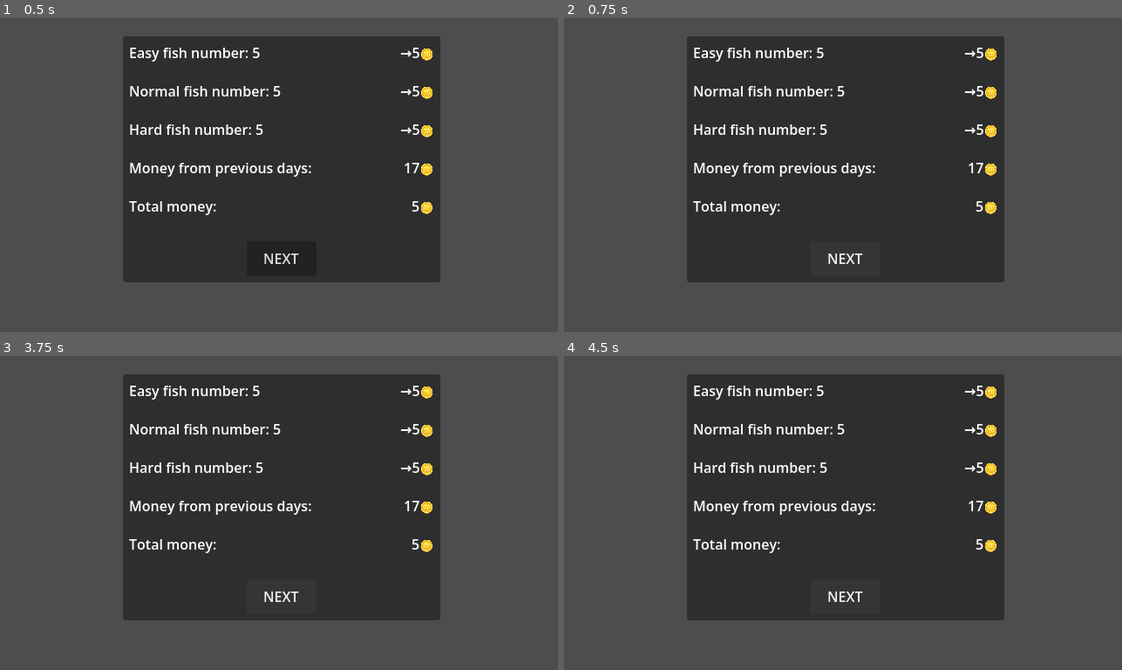
Above: before the commit, frames 1-4 (two rows, left to right).
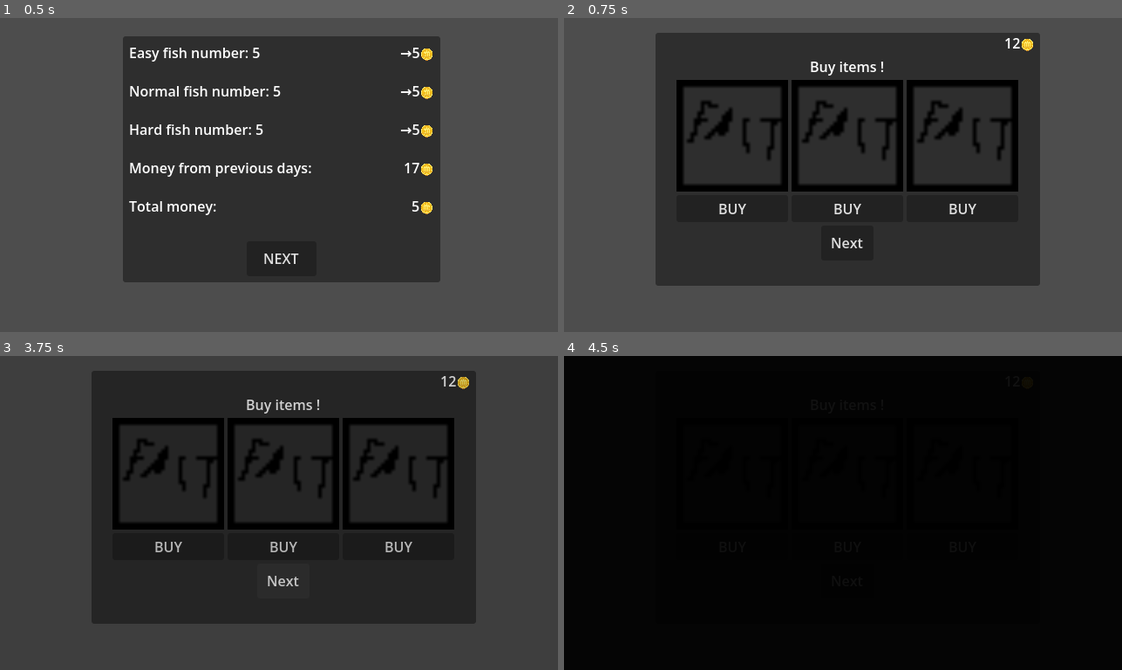
Above: after the commit, the same moments.

Repository: Timeo21/OGJ-8
Game: Godot game, scene res://scenes/shop.tscn
Two runs of this game, one before a commit and one after it. Both use one fixed random seed, a clock stepped at 60 frames per second and the inputs below. This scene is started directly instead of the project's main scene.
Inputs (mouse positions are in pixels of both pictures, inside the frame that each line leads up to):
- Up to frame 1 (0.5 s): no input
- Up to frame 2 (0.75 s): click "NEXT" at 0.5 s
- Up to frame 3 (3.75 s): click (167, 547) at 1.25 s, where only the run after the commit has a clickable "BUY"; click (284, 547) at 2 s, where only the run after the commit has a clickable "BUY"; click (396, 547) at 2.75 s, where only the run after the commit has a clickable "BUY"; click "NEXT" (after the commit: "Next") at 3.5 s
- Up to frame 4 (4.5 s): click "NEXT" (after the commit: "Next") at 4.25 s

Frame 1 is identical in both runs. In frame 2, 19% of the frame differs, in the area x 16-86%, y 4-86%; in frame 3, 20%; in frame 4, 100%, in the area x 0-100%, y 0-100%.
Error after the commit: Out of bounds get index '0' (on base: 'Array[int]') (res://scripts/buy_panel.gd:35)

Commit message:
add transition managerr

Diff:
--- a/project.godot
+++ b/project.godot
@@ -19,6 +19,7 @@
 
 Utils="*uid://ca7bwtdpp3efo"
 GameState="*uid://b1bak7uwrhm7r"
+TransitionPlayer="*uid://bhs4pxnv1bdaf"
 
 [display]
 
--- a/scenes/buy_panel.tscn
+++ b/scenes/buy_panel.tscn
@@ -1,6 +1,6 @@
 [gd_scene format=3 uid="uid://dot5nw3cee6xr"]
 
-[ext_resource type="Script" uid="uid://c3pyh52cjbn6y" path="res://scenes/buy_panel.gd" id="1_lqr4q"]
+[ext_resource type="Script" uid="uid://c3pyh52cjbn6y" path="res://scripts/buy_panel.gd" id="1_lqr4q"]
 [ext_resource type="Texture2D" uid="uid://b5f33agcwrnbb" path="res://assets/fast.png" id="2_uyl20"]
 [ext_resource type="Texture2D" uid="uid://bxl3m04s4mk7t" path="res://assets/out_of_stock.png" id="2_wgexy"]
 
@@ -106,3 +106,4 @@
 [connection signal="pressed" from="MarginContainer/VBoxContainer/HBoxContainer/VBoxContainer1/ButtonLeft" to="." method="_on_button_left_pressed"]
 [connection signal="pressed" from="MarginContainer/VBoxContainer/HBoxContainer/VBoxContainer2/ButtonMiddle" to="." method="_on_button_middle_pressed"]
 [connection signal="pressed" from="MarginContainer/VBoxContainer/HBoxContainer/VBoxContainer3/ButtonRight" to="." method="_on_button_right_pressed"]
+[connection signal="pressed" from="MarginContainer/VBoxContainer/CenterContainer/Button" to="." method="_on_button_pressed"]
--- a/scenes/day_summary_panel.tscn
+++ b/scenes/day_summary_panel.tscn
@@ -119,3 +119,5 @@
 custom_minimum_size = Vector2(80, 40)
 layout_mode = 2
 text = "NEXT"
+
+[connection signal="pressed" from="MarginContainer/VSplitContainer/CenterContainer/Button" to="." method="_on_button_pressed"]
--- a/scenes/shop.tscn
+++ b/scenes/shop.tscn
@@ -1,5 +1,6 @@
 [gd_scene format=3 uid="uid://bth3r3oxdsw0t"]
 
+[ext_resource type="Script" uid="uid://b2rcxd26qte3" path="res://scripts/shop.gd" id="1_1l46r"]
 [ext_resource type="PackedScene" uid="uid://cr0l7sl7l4gtu" path="res://scenes/day_summary_panel.tscn" id="1_lx5au"]
 [ext_resource type="PackedScene" uid="uid://dot5nw3cee6xr" path="res://scenes/buy_panel.tscn" id="2_xfvoa"]
 
@@ -11,6 +12,7 @@
 grow_horizontal = 2
 grow_vertical = 2
 size_flags_horizontal = 8
+script = ExtResource("1_1l46r")
 
 [node name="DaySummaryPanel" parent="." unique_id=73380075 instance=ExtResource("1_lx5au")]
 layout_mode = 1
@@ -20,6 +22,11 @@
 offset_bottom = -79.0
 
 [node name="BuyPanel" parent="." unique_id=2124875960 instance=ExtResource("2_xfvoa")]
-visible = false
-layout_mode = 0
-anchors_preset = 0
+layout_mode = 1
+offset_left = 105.0
+offset_top = 17.0
+offset_right = -94.0
+offset_bottom = -53.0
+
+[connection signal="day_summary_next" from="DaySummaryPanel" to="." method="_on_day_summary_panel_day_summary_next"]
+[connection signal="buy_panel_next" from="BuyPanel" to="." method="_on_buy_panel_buy_panel_next"]
--- /dev/null
+++ b/scenes/transition_manager.tscn
@@ -0,0 +1,14 @@
+[gd_scene format=3 uid="uid://bhs4pxnv1bdaf"]
+
+[ext_resource type="Script" uid="uid://muy6y0cpegrr" path="res://scripts/transition_manager.gd" id="1_nk83w"]
+
+[node name="TransitionManager" type="CanvasLayer" unique_id=1847566514]
+script = ExtResource("1_nk83w")
+
+[node name="ColorRect" type="ColorRect" parent="." unique_id=729931724]
+anchors_preset = 15
+anchor_right = 1.0
+anchor_bottom = 1.0
+grow_horizontal = 2
+grow_vertical = 2
+color = Color(0, 0, 0, 1)
--- a/scenes/buy_panel.gd
+++ b/scripts/buy_panel.gd
@@ -1,5 +1,7 @@
 class_name BuyPanel
 extends Panel
+
+signal buy_panel_next
 
 @export var image1: TextureRect
 @export var image2: TextureRect
@@ -17,7 +19,6 @@
 
 func setup_shop() -> void:
 	to_offer = GameState.item_pool
-	print(GameState.item_pool)
 	to_offer.shuffle()
 	to_offer = to_offer.slice(0, 3)
 
@@ -31,7 +32,6 @@
 
 func process_buy_press(pos: Utils.BuyButtonPostion) -> void:
 	var db: Dictionary[Utils.ItemId, GameItem] = GameState.item_db
-	print(to_offer)
 	var item: GameItem = db[to_offer[pos]]
 	if GameState.bank_money < item.price:
 		return
@@ -44,7 +44,7 @@
 	GameState.owned_items.push_back(selected)
 
 	images[pos].texture = out_of_stock_img
-	buy_buttons[pos].text =  ""
+	buy_buttons[pos].text =  "-"
 	buy_buttons[pos].disabled = true
 
 
@@ -56,3 +56,7 @@
 
 func _on_button_right_pressed() -> void:
 	process_buy_press(Utils.BuyButtonPostion.RIGHT)
+
+
+func _on_button_pressed() -> void:
+	buy_panel_next.emit()
--- a/scripts/day_summary_panel.gd
+++ b/scripts/day_summary_panel.gd
@@ -1,5 +1,7 @@
 class_name DaySummaryPanel
 extends PanelContainer
+
+signal day_summary_next
 
 @export var easy_num: Label
 @export var normal_num: Label
@@ -30,3 +32,7 @@
 
 	var tot := v1+v2+v3
 	total_money.text = "%d🪙" % tot
+
+
+func _on_button_pressed() -> void:
+	day_summary_next.emit()
--- /dev/null
+++ b/scripts/shop.gd
@@ -0,0 +1,12 @@
+extends Control
+
+func _ready() -> void:
+	$BuyPanel.hide()
+	$DaySummaryPanel.show()
+
+func _on_day_summary_panel_day_summary_next() -> void:
+	$DaySummaryPanel.hide()
+	$BuyPanel.show()
+
+func _on_buy_panel_buy_panel_next() -> void:
+	TransitionPlayer.change_scene("res://scenes/tester.tscn")
--- a/scripts/tester.gd
+++ b/scripts/tester.gd
@@ -3,6 +3,7 @@
 @export var test_number: int = 1
 
 func _ready() -> void:
+	print("in tester")
 	if test_number == 1:
 		var db := GameState.item_db
 		for i in db:
--- /dev/null
+++ b/scripts/transition_manager.gd
@@ -0,0 +1,56 @@
+extends CanvasLayer
+
+class_name TransitionManager
+
+signal transition_done
+
+@export var transition_time = 1.0 #Adjust for the length of the transition
+@onready var color_rect: ColorRect = $ColorRect
+
+#Notes
+#This is a global script that can be called from any other script using the
+#following line:
+#     TransitionChangeManager.change_scene("__input scene file path here _____")
+
+var next_scene_path: String
+var is_transitioning = false
+var player_spawn_position = null
+
+func _ready() -> void:
+	color_rect.modulate.a = 0
+	color_rect.visible = false
+
+
+func fade_out():
+	is_transitioning = true
+	color_rect.modulate.a = 0
+	color_rect.visible = true
+
+	var tween = get_tree().create_tween()
+	tween.tween_property(color_rect, "modulate:a", 1, transition_time)
+	tween.finished.connect(on_fade_out_finished)
+
+func on_fade_out_finished():
+	get_tree().change_scene_to_file(next_scene_path)
+	fade_in()
+
+
+func fade_in():
+	color_rect.modulate.a = 1
+	var tween = get_tree().create_tween()
+	tween.tween_property(color_rect, "modulate:a", 0, transition_time)
+	tween.finished.connect(on_fade_in_finished)
+
+
+func on_fade_in_finished():
+	is_transitioning = false
+	color_rect.visible = false
+	transition_done.emit()
+
+
+func change_scene(next_scene: String):
+	if is_transitioning:
+		return
+
+	self.next_scene_path = next_scene
+	fade_out()
Renamed: scenes/buy_panel.gd.uid -> scripts/buy_panel.gd.uid
Not shown, added: scripts/shop.gd.uid
Not shown, added: scripts/transition_manager.gd.uid
